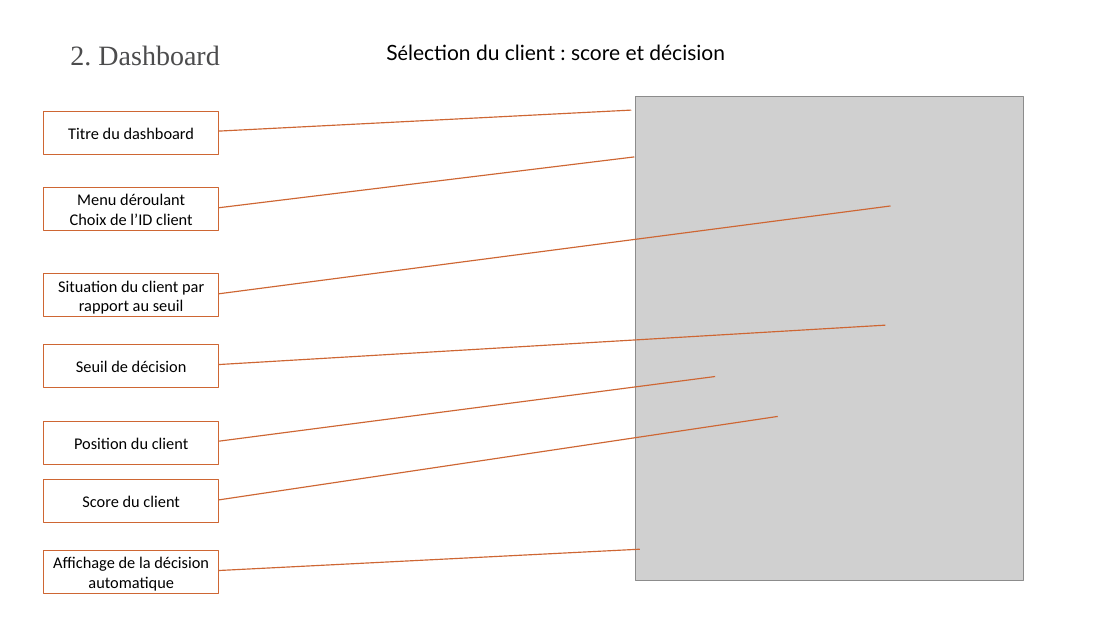
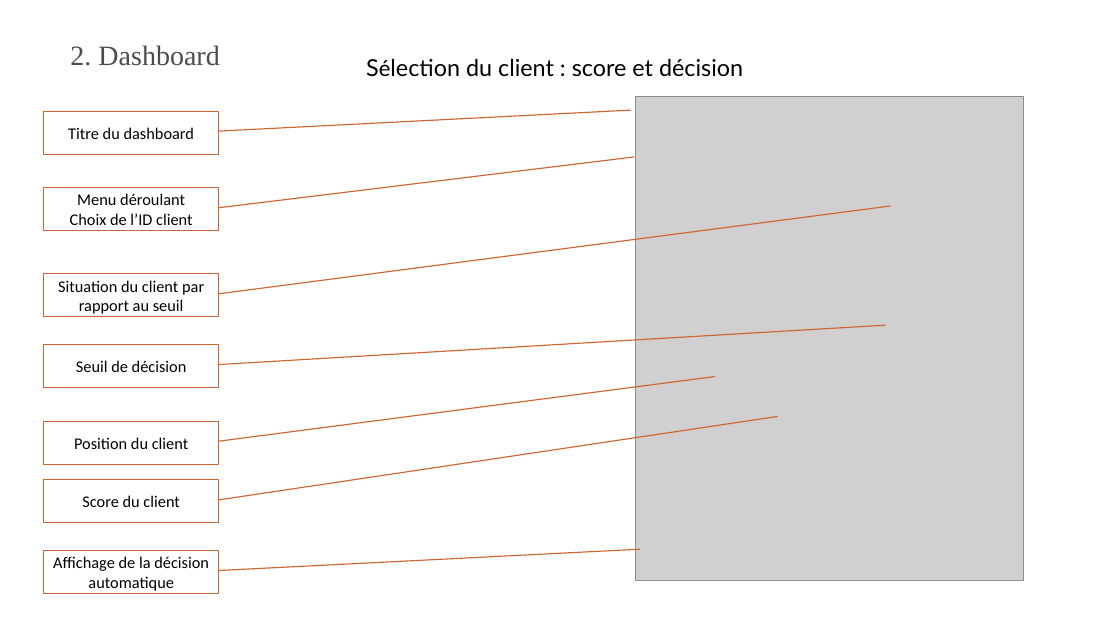
Before and after one commit to OSteeve/8_Realisez_un_dashboard_et_assurez_une_veille_technique, a slide deck: slide 7 of Presentation/P8_Otto_Steeve_4_presentation_052026.pptx. Drawn at 1120x630 pixels with LibreOffice and Linux fonts; fonts in the diff are those of the drawing; grey boxes stand for pictures. Boxes give left, top, right and bottom in pixels: in the first picture for what was removed or moved away, otherwise in the second. Text is boxed around its words. In the diff, an @@ line names an element or a change of style, - is before the commit and + after.

```diff
--- a/Presentation/P8_Otto_Steeve_4_presentation_052026.pptx
+++ b/Presentation/P8_Otto_Steeve_4_presentation_052026.pptx
@@ text "Sélection du client : score ...": place and size @@
-text "Sélection du client : score ..." at box(386, 44, 725, 60)
+text "Sélection du client : score ..." at box(366, 58, 743, 77)
@@ text "Sélection du client : score ..." at box(366, 58, 743, 77): size 18 to 20 pt @@
```
Also in this commit, not shown: 18 other slides changed.
